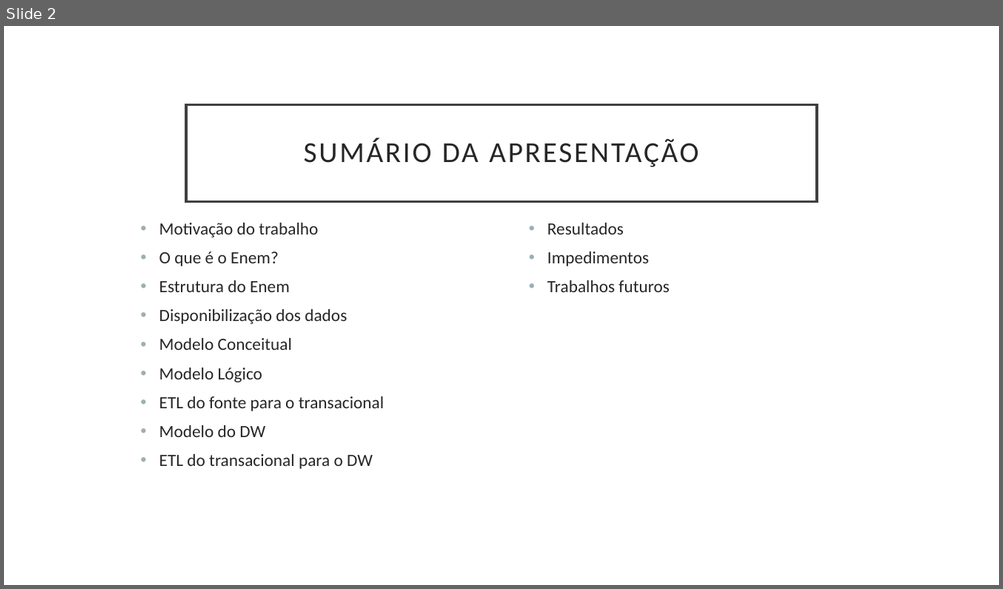
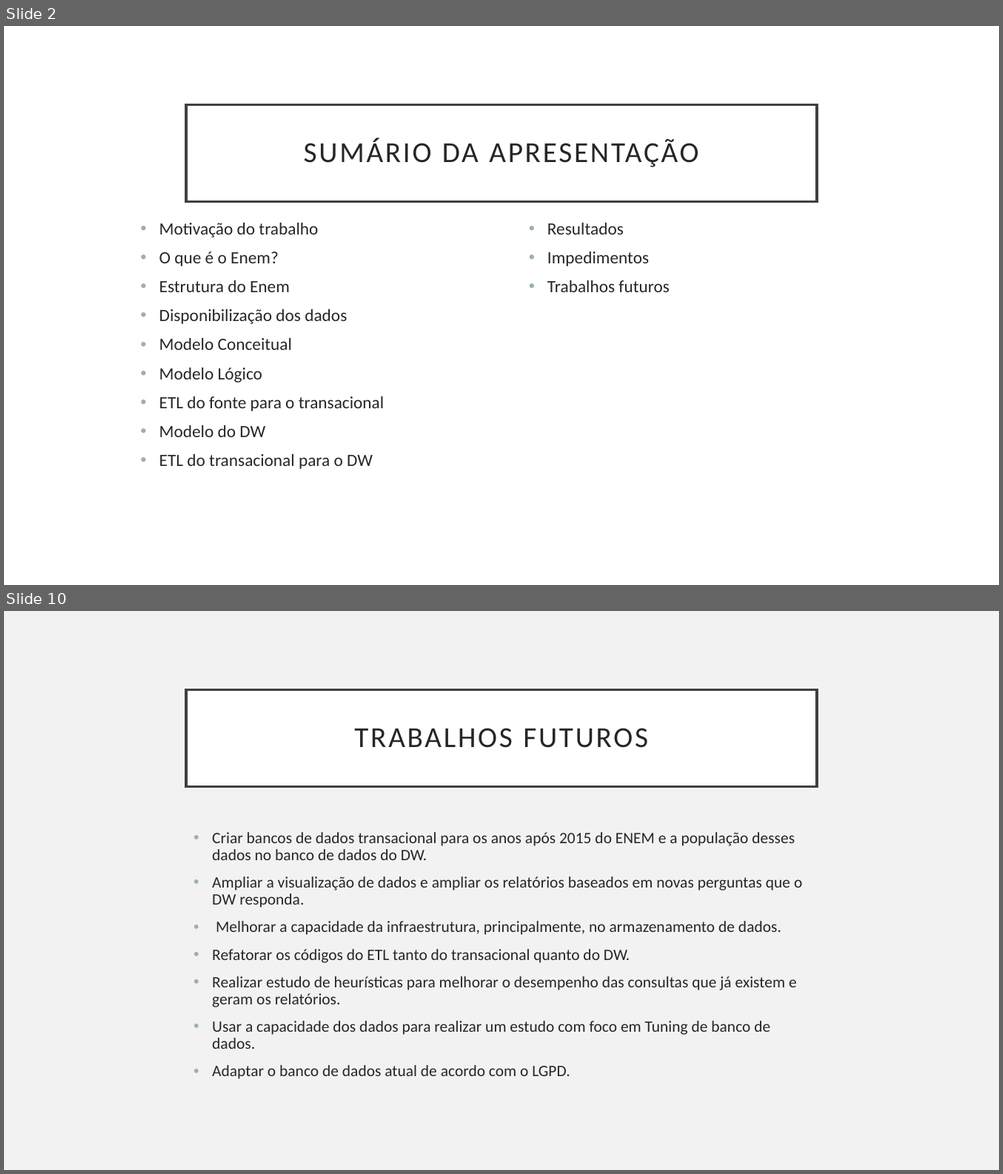
Before and after one commit to martins9/repositoriomonografia, a slide deck: Apresentação_Monografia.pptx. Shown one above the other, each under a label of ours: slide 2 before the commit, slides 2 and 10 after it; the slides between them are not shown. The pictures are 1003x589 and 1003x1174 pixels, drawn with LibreOffice and Linux fonts; fonts in the diff are those of the drawing. Boxes give left, top, right and bottom in pixels: in the first picture for what was removed or moved away, otherwise in the second. Text is boxed around its words. In the diff, an @@ line names an element or a change of style, - is before the commit and + after.

```diff
--- a/Apresentação_Monografia.pptx
+++ b/Apresentação_Monografia.pptx
@@ slide 10 added at [4, 611, 999, 1170], background #F2F2F2 @@
@@ title added at [186, 689, 817, 786], fill #FFFFFF, outline #404040 2.5 pt, 28 pt, text #262626 @@
+TRABALHOS FUTUROS
@@ text added at [212, 832, 802, 1079], 15.3 pt, text #262626 @@
+• Criar bancos de dados transacional para os anos após 2015 do ENEM e a população desses dados no banco de dados do DW.
+• Ampliar a visualização de dados e ampliar os relatórios baseados em novas perguntas que o DW responda.
+• Melhorar a capacidade da infraestrutura, principalmente, no armazenamento de dados.
+• Refatorar os códigos do ETL tanto do transacional quanto do DW.
+• Realizar estudo de heurísticas para melhorar o desempenho das consultas que já existem e geram os relatórios.
+• Usar a capacidade dos dados para realizar um estudo com foco em Tuning de banco de dados.
+• Adaptar o banco de dados atual de acordo com o LGPD.
```
Also in this commit, not shown: 1 slide changed, 7 other slides added.
